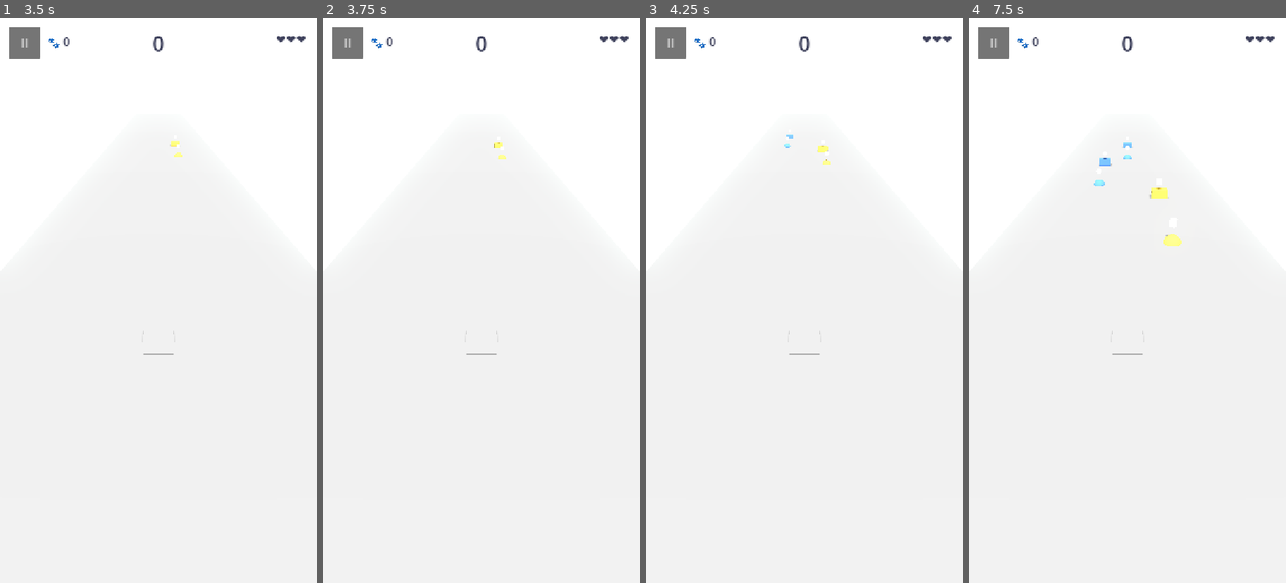
Above: before the commit, frames 1-4 (left to right).
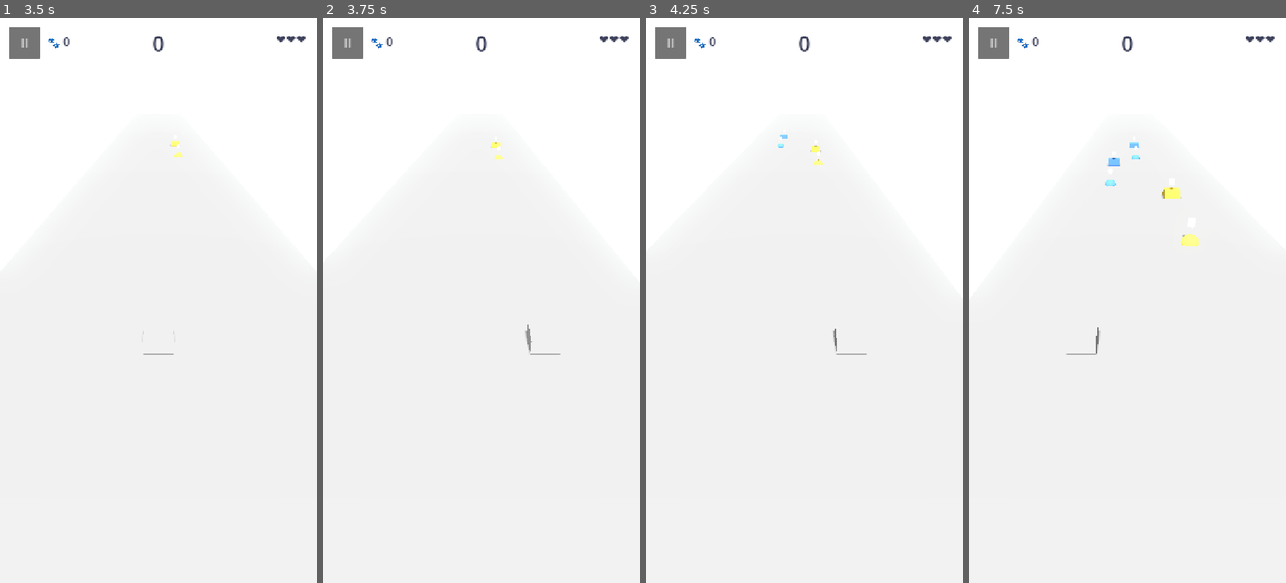
Above: after the commit, the same moments.

Repository: Wrexist/Runner
Game: Godot game, scene res://scenes/Main.tscn
Two runs of this game, one before a commit and one after it. Both use one fixed random seed, a clock stepped at 60 frames per second and the inputs below.
Inputs (mouse positions are in pixels of both pictures, inside the frame that each line leads up to):
- Up to frame 1 (3.5 s): click "Play" at 0.5 s; click "Let's go!" at 1.25 s; click "II" at 2 s; click "Resume" at 2.75 s
- Up to frame 2 (3.75 s): tap Enter at 3.5 s; move the mouse to (551, 272) at 3.52 s; hold Right from 3.53 s (still down); click (551, 272) at 3.67 s
- Up to frame 3 (4.25 s): keep holding Right
- Up to frame 4 (7.5 s): release Right at 4.25 s; drag from (1064, 328) to (1111, 413) at 4.27 s; tap Space at 5 s; move the mouse to (1159, 176) at 5.02 s; hold Right 5.03-5.75 s; tap Enter at 5.75 s; drag from (1111, 413) to (1032, 215) at 5.77 s; move the mouse to (1222, 385) at 6.52 s; hold Left 6.53-7.25 s; drag from (1032, 215) to (1079, 159) at 7.27 s

Frame 1 is identical in both runs. In frame 2, 0.1% of the frame differs, in the area x 45-75%, y 22-60%; in frame 3, 0.2%; in frame 4, 0.7%, in the area x 30-73%, y 22-60%.
Error before the commit: Parse Error: Cannot infer the type of "dx" variable because the value doesn't have a set type. (res://core/Player.gd:86)

Commit message:
Fix Player swipe parse error found by actually running Godot 4.3
Installed Godot 4.3 headless and ran the project for real. Surfaced a genuine
parse error: Player._unhandled_input used `var dx :=` on event.position.x, but an
`is` check does not narrow the variable's type, so the value was untyped and type
inference failed -> "Failed to load script Player.gd". Cast the event to its
concrete InputEventScreenTouch / InputEventScreenDrag type before reading
.position, which also makes the access properly typed.

Verified after the fix:
- godot --headless --import: no script/parse errors.
- godot --headless res://tests/Tests.tscn: TESTS: ALL PASS (23 checks).
- Main.tscn boots headless with no runtime errors (only the expected fail-soft
  "audio not found" warnings and a benign headless dummy-renderer notice).

Also: SkyRig skips glow under the headless dummy renderer (no post-FX there);
real devices still get the soft glow.

Diff:
--- a/core/Player.gd
+++ b/core/Player.gd
@@ -71,8 +71,9 @@
 		elif event.keycode == KEY_RIGHT:
 			move_lane(1)
 	elif event is InputEventScreenTouch:
-		if event.pressed:
-			_swipe_start_x = event.position.x
+		var touch := event as InputEventScreenTouch
+		if touch.pressed:
+			_swipe_start_x = touch.position.x
 			_swiping = true
 			_swiped_this_touch = false
 		else:
@@ -80,10 +81,11 @@
 			# most forgiving control for tiny, imprecise hands.
 			if not _swiped_this_touch:
 				var half := get_viewport().get_visible_rect().size.x * 0.5
-				move_lane(1 if event.position.x >= half else -1)
+				move_lane(1 if touch.position.x >= half else -1)
 			_swiping = false
 	elif event is InputEventScreenDrag and _swiping and not _swiped_this_touch:
-		var dx := event.position.x - _swipe_start_x
+		var drag := event as InputEventScreenDrag
+		var dx := drag.position.x - _swipe_start_x
 		if absf(dx) >= SWIPE_THRESHOLD:
 			move_lane(1 if dx > 0.0 else -1)
 			_swiped_this_touch = true   # one lane per swipe; release to move again
--- a/core/SkyRig.gd
+++ b/core/SkyRig.gd
@@ -14,6 +14,8 @@
 	env.ambient_light_color = Color.WHITE
 	env.ambient_light_energy = 0.7
 	# A touch of soft glow makes the bright gems pop without harshness.
-	env.glow_enabled = true
-	env.glow_intensity = 0.4
+	# (Skip under the headless dummy renderer used in CI — it has no post FX.)
+	if DisplayServer.get_name() != "headless":
+		env.glow_enabled = true
+		env.glow_intensity = 0.4
 	environment = env
